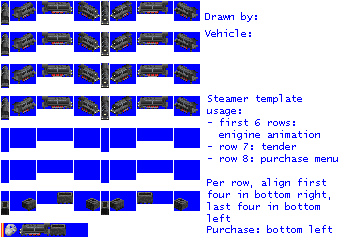
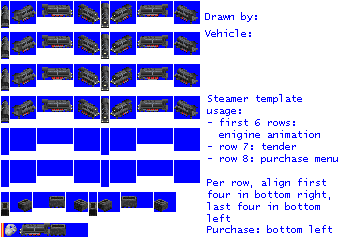
Before/after of a 345px x 237px layered artwork. What changed in the layer stack:
removed layer "fixed" over [1,1,198,216]
painted on "original" over [1,1,198,216]
painted on "empty.png" over [1,14,200,216]
